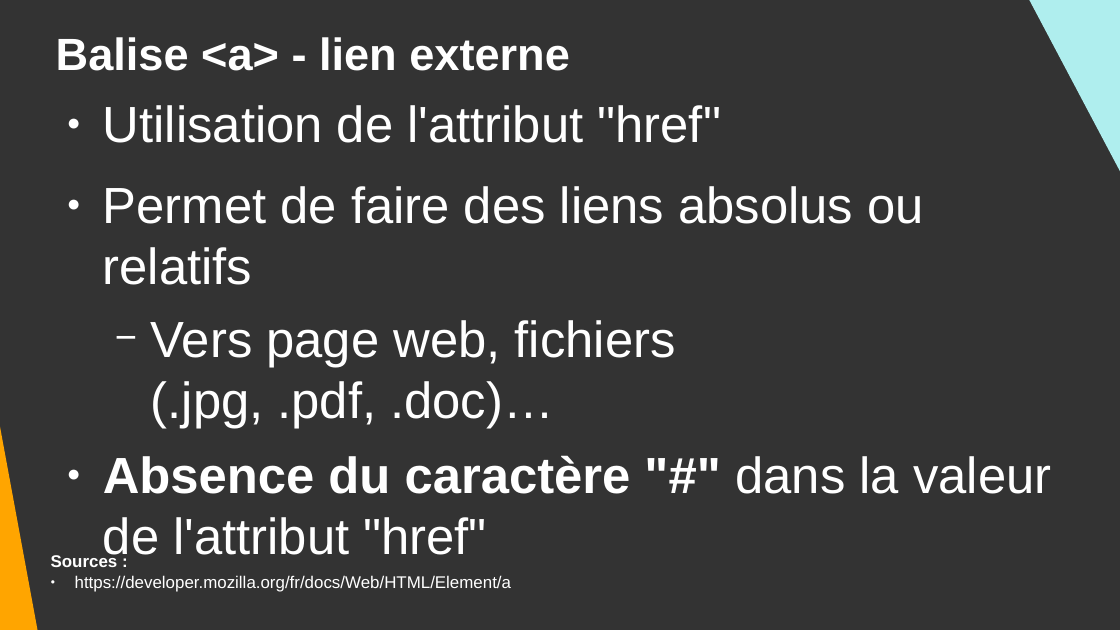
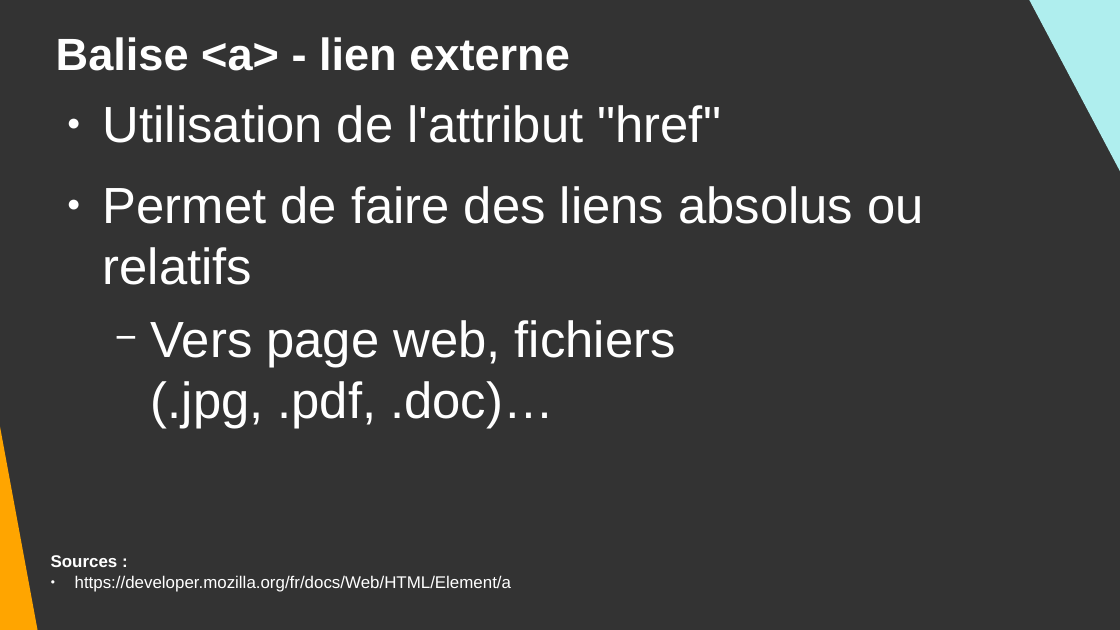
Before and after one commit to DanYellow/cours, a slide deck: slide 19 of integration-web-s1/travaux-pratiques/numero-6/presentation.odp. Drawn at 1120x630 pixels with LibreOffice and Linux fonts; fonts in the diff are those of the drawing. Boxes give left, top, right and bottom in pixels: in the first picture for what was removed or moved away, otherwise in the second. Text is boxed around its words. In the diff, an @@ line names an element or a change of style, - is before the commit and + after.

```diff
--- a/integration-web-s1/travaux-pratiques/numero-6/presentation.odp
+++ b/integration-web-s1/travaux-pratiques/numero-6/presentation.odp
@@ text at bbox=[103, 455, 1051, 565]: paragraph removed @@
-● Absence du caractère "#" dans la valeur de l'attribut "href"
```
Also in this commit, not shown: 5 other slides changed, 2 slides added, 14 other files.
